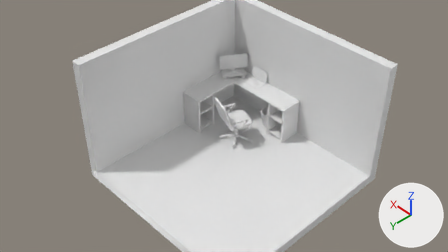
Before and after pictures for a commit that changed the Blender file static/myroom.blend.
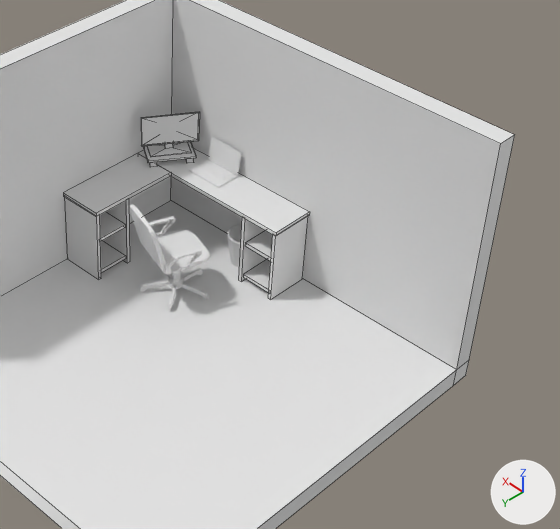
Each version appears first from the file's camera 'Camera', and next in a close-up on the part from 34% to 94% of the width and 0% to 100% of the height. Every picture has the same lights, and +X, +Y and +Z are marked at lower right. The close-ups show mesh edges as thin lines.

Objects in the first close-up: 'chairSeat', 'desk', 'laptopScreen', 'screen', 'wall'.
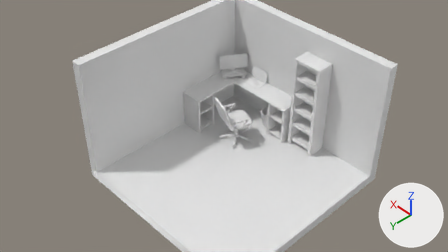
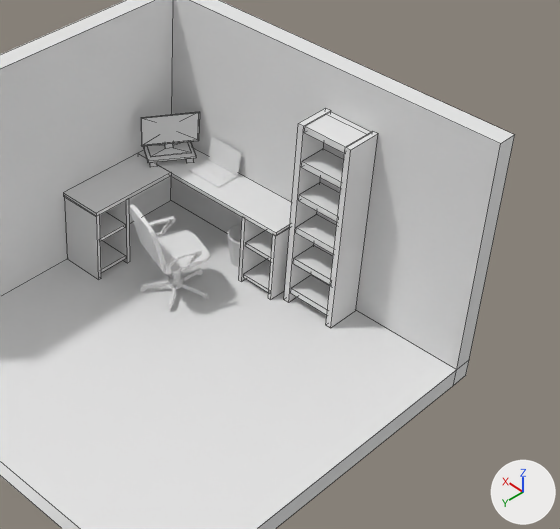
Scene script edits in JSON lines:
```json
{"op": "add", "block": "me_cube_021", "code": ["me_cube_021 = bpy.data.meshes.new('Cube.021')", "me_cube_021.from_pydata(...)  # 72 vertices, 31 faces; spans x -0.3..60.1, y -1.0..1.0, z -1.5..1.5"]}
{"op": "add", "block": "ob_grandmeuble", "code": ["ob_grandmeuble = bpy.data.objects.new('grandMeuble', me_cube_021)", "ob_grandmeuble.location = (-1.0, -3.21, 0.42)", "ob_grandmeuble.rotation_euler = (0.0, -1.571, 0.0)  # degrees (0, -90, 0)", "ob_grandmeuble.scale = (0.068, 0.384, 0.398)"]}
```

Changed parts and their boxes [x1, y1, x2, y2] in the close-ups (560 x 529 px):
```json
{"object": "grandMeuble", "change": "added", "after": [284, 108, 378, 328]}
```
